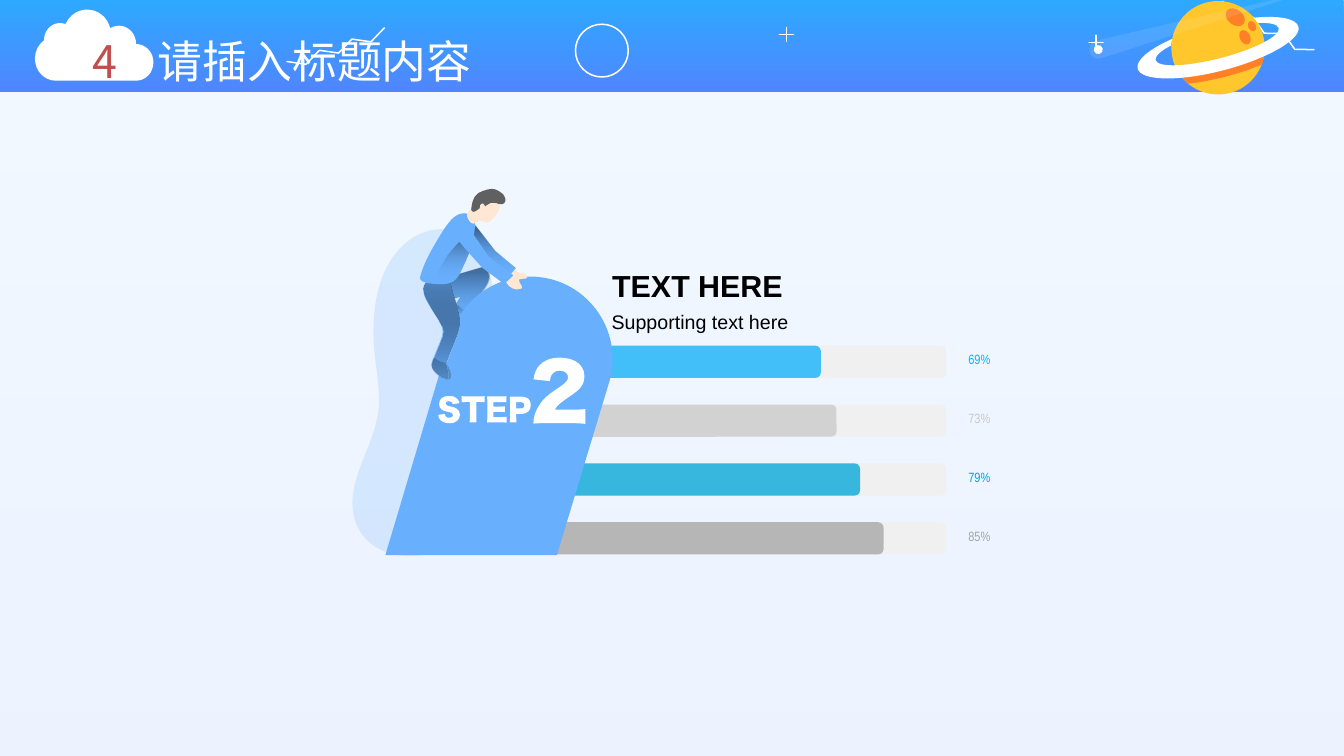
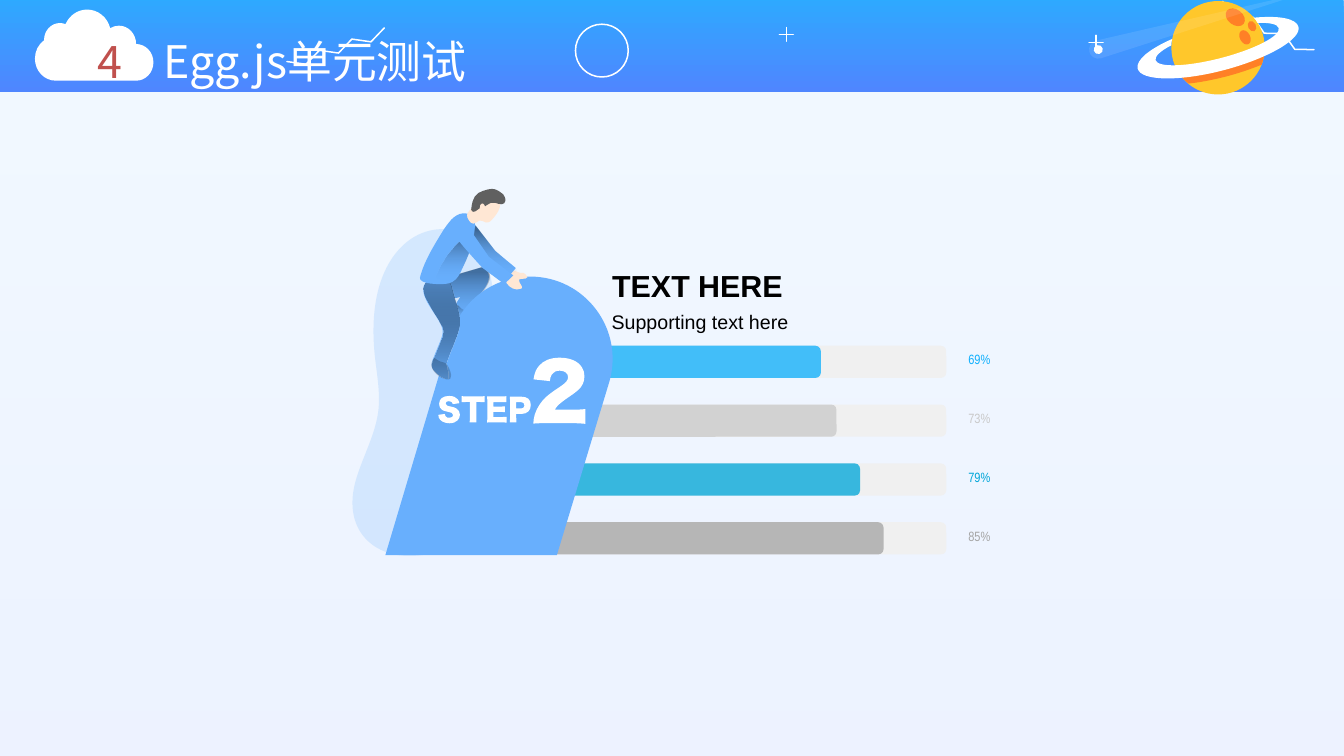
Before and after one commit to xtsong/egg-project, a slide deck: slide 27 of doc/探索eggjs.pptx (slide 22 before the commit). Drawn at 1344x756 pixels with LibreOffice and Linux fonts; fonts in the diff are those of the drawing. Boxes give left, top, right and bottom in pixels: in the first picture for what was removed or moved away, otherwise in the second. Text is boxed around its words. In the diff, an @@ line names an element or a change of style, - is before the commit and + after.

```diff
--- a/doc/探索eggjs.pptx
+++ b/doc/探索eggjs.pptx
@@ text at (98, 33, 466, 90): text changed @@
-4 请插入标题内容
+4 Egg.js单元测试
```
Also in this commit, not shown: 14 other slides changed, 14 slides added, 14 slides removed, 12 other files.
